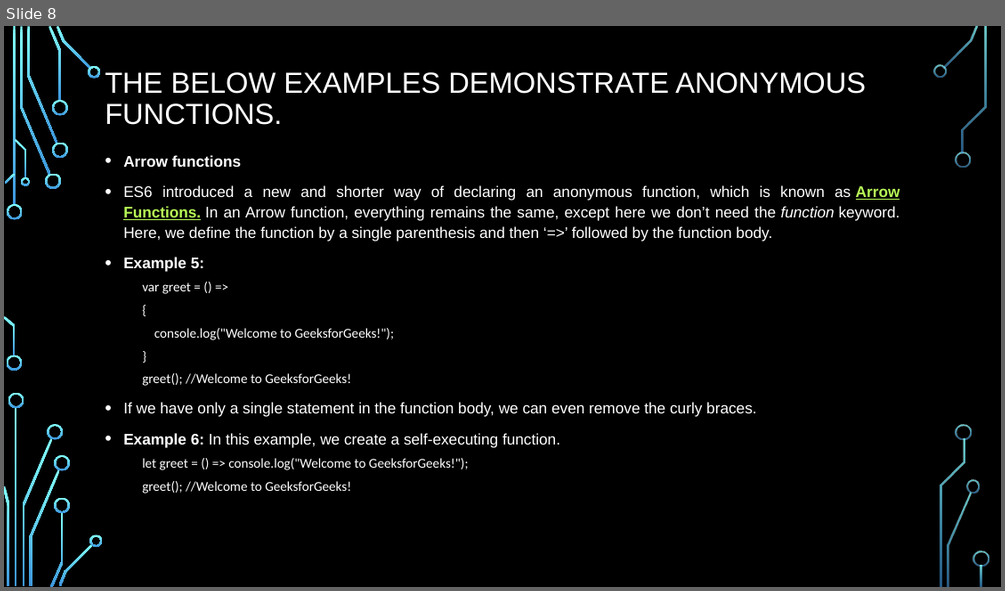
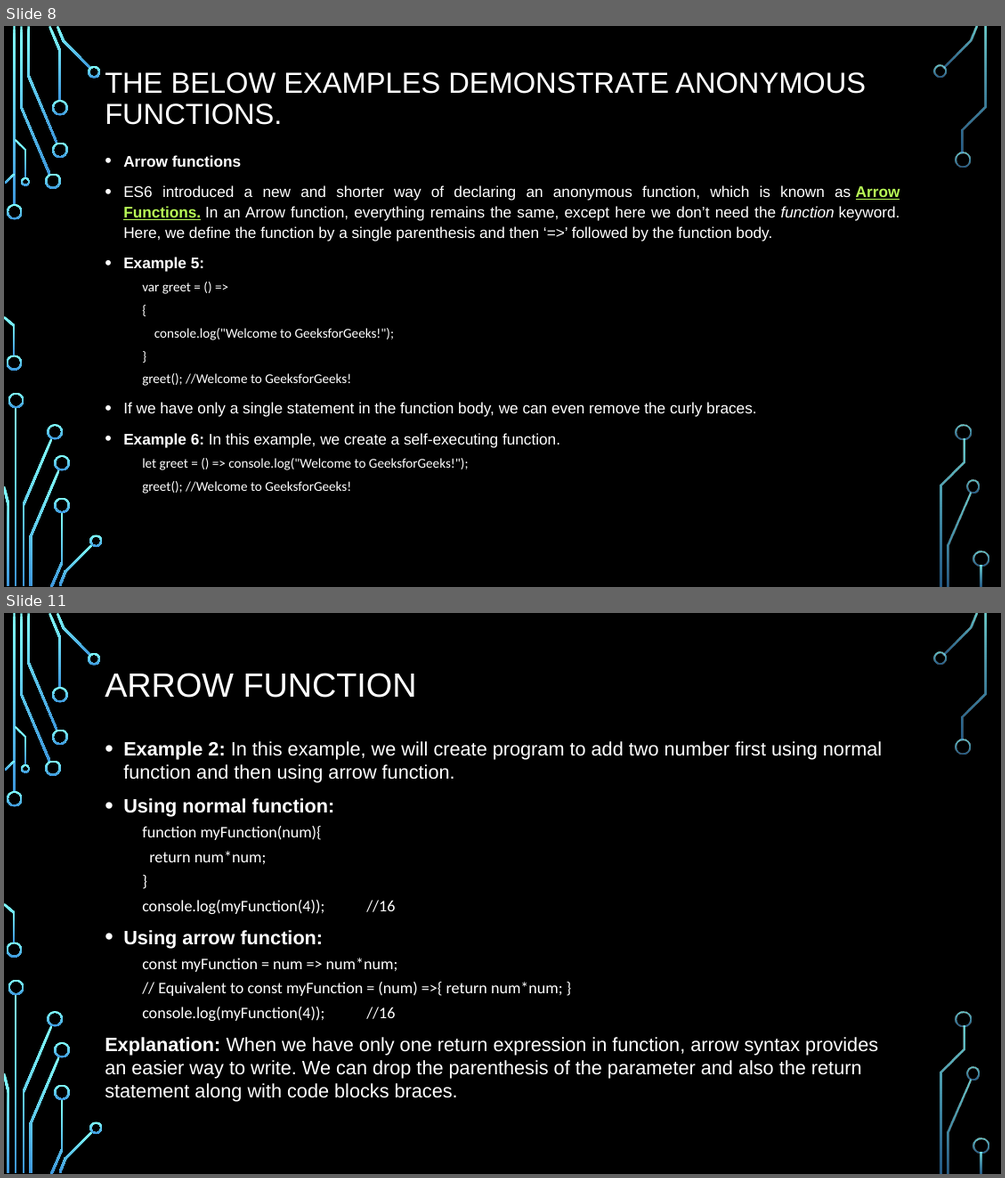
Before and after one commit to PramodJana/JavaScript, a slide deck: GFG JS Course Curriculam/Articles/003 Funtional Programming.pptx. Shown one above the other, each under a label of ours: slide 8 before the commit, slides 8 and 11 after it; the slides between them are not shown. The pictures are 1005x591 and 1005x1178 pixels, drawn with LibreOffice and Linux fonts; fonts in the diff are those of the drawing; background and template pictures are left out. Boxes give left, top, right and bottom in pixels: in the first picture for what was removed or moved away, otherwise in the second. Text is boxed around its words. In the diff, an @@ line names an element or a change of style, - is before the commit and + after.

```diff
--- a/GFG JS Course Curriculam/Articles/003 Funtional Programming.pptx
+++ b/GFG JS Course Curriculam/Articles/003 Funtional Programming.pptx
@@ slide 11 added at bbox=[4, 613, 1001, 1174], background picture (left out); not listed: 36 template elements that a slide beside it also shows @@
@@ title added at bbox=[105, 673, 417, 698], 32.4 pt, text #FFFFFF @@
+ARROW FUNCTION
@@ text added at bbox=[105, 741, 882, 1102], 18.6 pt, text #FFFFFF @@
+• Example 2: In this example, we will create program to add two number first using normal function and then using arrow function.
+• Using normal function:
+  function myFunction(num){
+  return num*num;
+  }
+  console.log(myFunction(4)); //16
+• Using arrow function:
+  const myFunction = num => num*num;
+  // Equivalent to const myFunction = (num) =>{ return num*num; }
+  console.log(myFunction(4)); //16
+Explanation: When we have only one return expression in function, arrow syntax provides an easier way to write. We can drop the parenthesis of the parameter and also the return statement along with code blocks braces.
```
Also in this commit, not shown: 7 other slides added, 8 slides removed.
